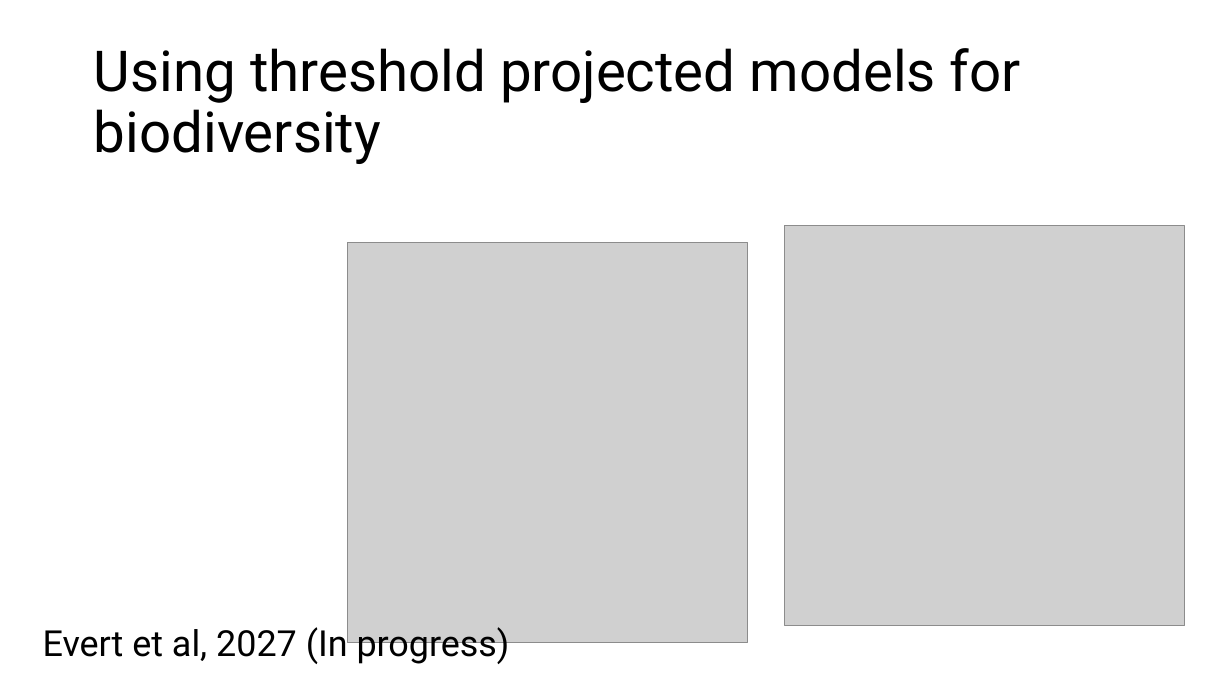
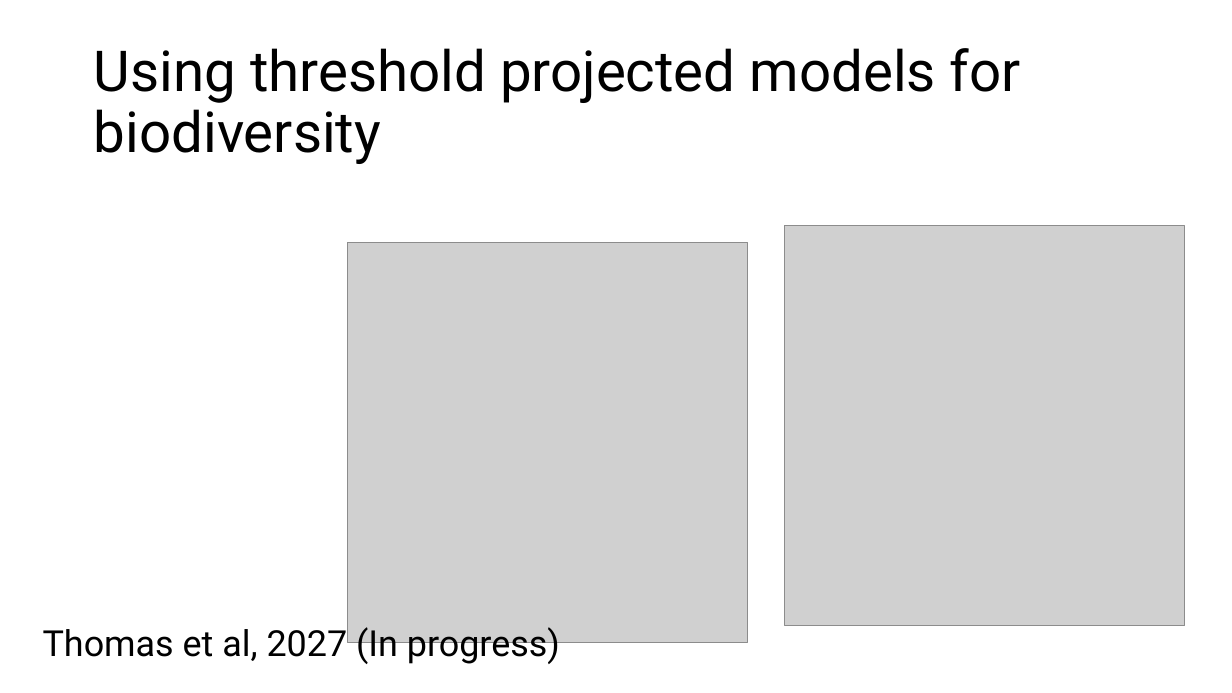
Before and after one commit to ccsosa/SDM_2026_2, a slide deck: slide 42 of 007_Climate_change/CLIMATE_CHANGE.pptx. Drawn at 1232x693 pixels with LibreOffice and Linux fonts; fonts in the diff are those of the drawing; grey boxes stand for pictures. Boxes give left, top, right and bottom in pixels: in the first picture for what was removed or moved away, otherwise in the second. Text is boxed around its words. In the diff, an @@ line names an element or a change of style, - is before the commit and + after.

```diff
--- a/007_Climate_change/CLIMATE_CHANGE.pptx
+++ b/007_Climate_change/CLIMATE_CHANGE.pptx
@@ text at <box>43,623,560,665</box>: text changed @@
-Evert et al, 2027 (In progress)
+Thomas et al, 2027 (In progress)
```
Also in this commit, not shown: 1 other slide changed, 25 other files.
